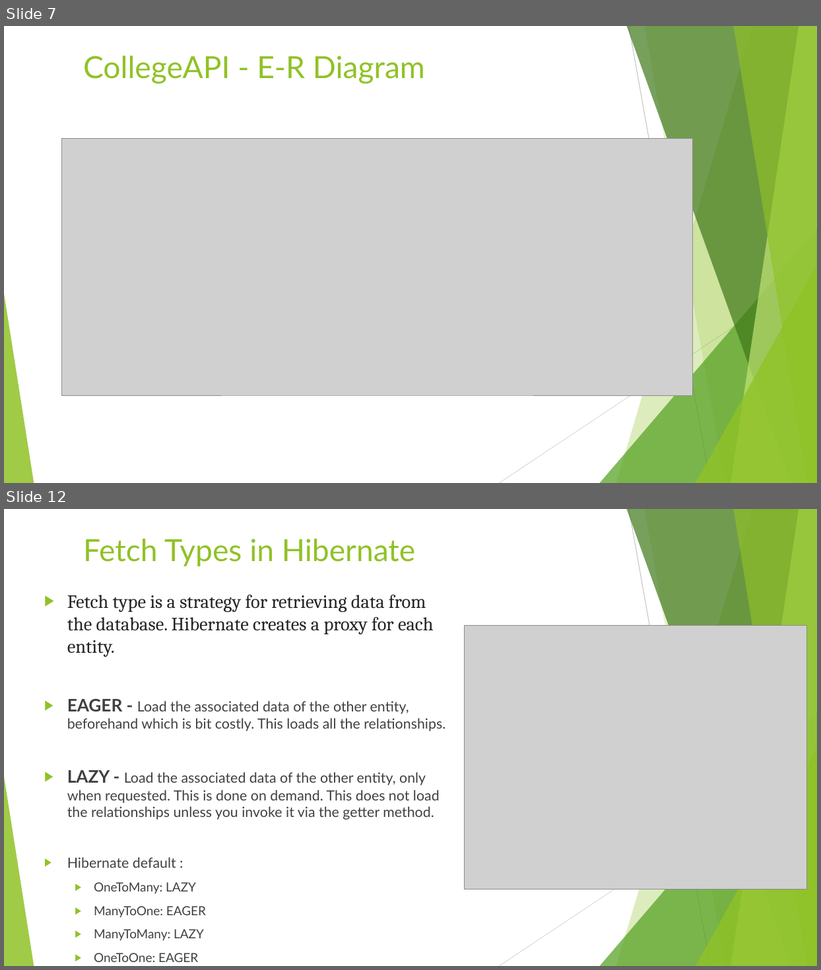
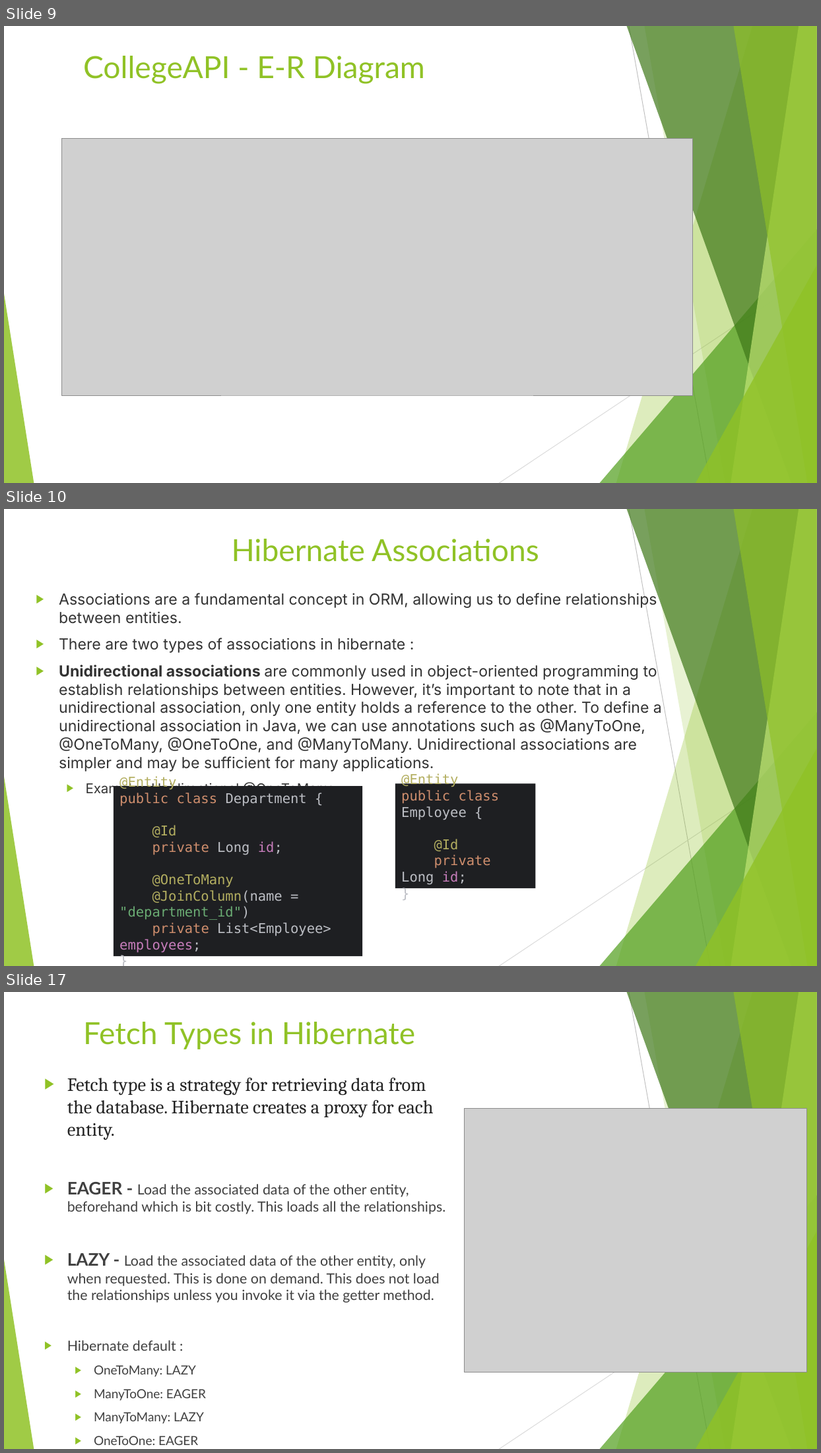
Before and after one commit to SwarnadeepGhosh/CollegeAPI-JPA, a slide deck: img/JPATutorial.pptx. Shown one above the other, each under a label of ours: slides 7 and 12 before the commit, slides 9, 10 and 17 after it; the slides between them are not shown. The pictures are 821x970 and 821x1453 pixels, drawn with LibreOffice and Linux fonts; fonts in the diff are those of the drawing; grey boxes stand for pictures. Boxes give left, top, right and bottom in pixels: in the first picture for what was removed or moved away, otherwise in the second. Text is boxed around its words. In the diff, an @@ line names an element or a change of style, - is before the commit and + after.

```diff
--- a/img/JPATutorial.pptx
+++ b/img/JPATutorial.pptx
@@ slide 10 added at box(4, 509, 817, 966), background #FFFFFF; not listed: 10 template elements that a slide beside it also shows @@
@@ title added at box(232, 539, 539, 562), 36 pt, text #90C226 @@
+Hibernate Associations
@@ text added at box(59, 591, 662, 797), 18 pt, text #333333 @@
+▶ Associations are a fundamental concept in ORM, allowing us to define relationships between entities.
+▶ There are two types of associations in hibernate :
+▶ Unidirectional associations are commonly used in object-oriented programming to establish relationships between entities. However, it’s important to note that in a unidirectional association, only one entity holds a reference to the other. To define a unidirectional association in Java, we can use annotations such as @ManyToOne, @OneToMany, @OneToOne, and @ManyToMany. Unidirectional associations are simpler and may be sufficient for many applications.
+  ▶ Example : Unidirectional @OneToMany
@@ rectangle added at box(395, 784, 536, 889), fill #1E1F22, 16 pt, text #CF8E6D @@
+@Entity
+public class Employee {
+@Id
+private Long id;
+}
@@ rectangle added at box(114, 787, 362, 956), fill #1E1F22, 16 pt, text #BCBEC4 @@
+@Entity
+public class Department {
+@Id
+private Long id;
+@OneToMany
+@JoinColumn(name = "department_id")
+private List<Employee> employees;
+}
@@ what was slide 7 is now slide 9 @@
@@ what was slide 12 is now slide 17 @@
```
Also in this commit, not shown: 10 slides changed, 7 other slides added, 1 slide removed.
